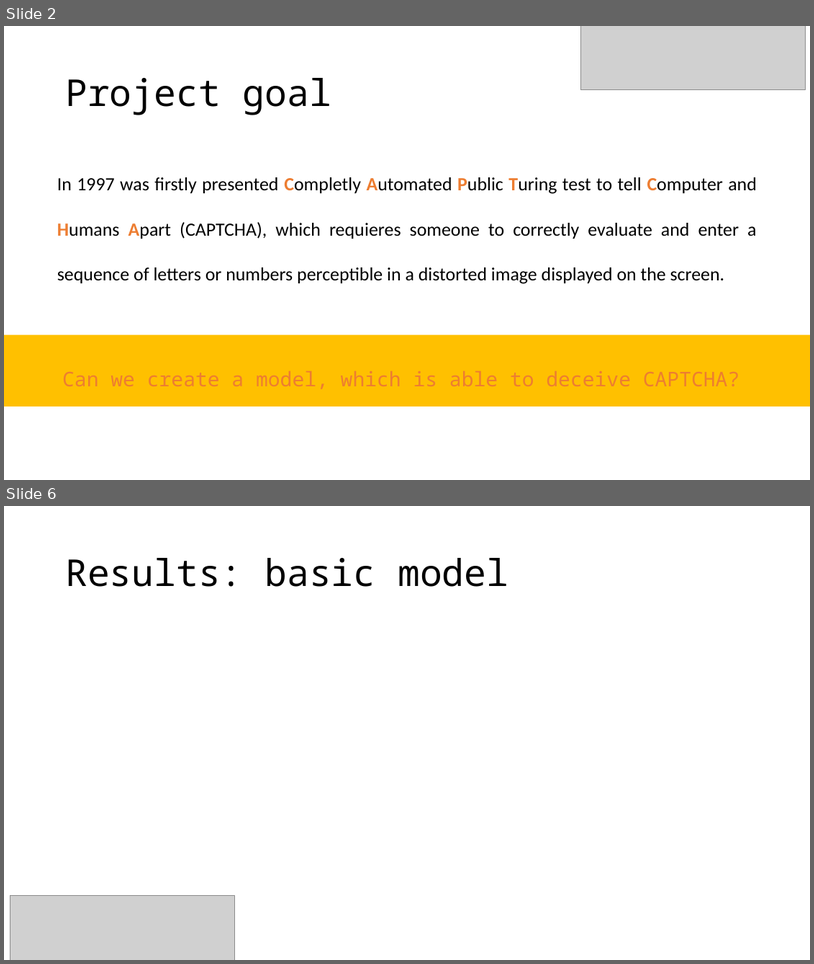
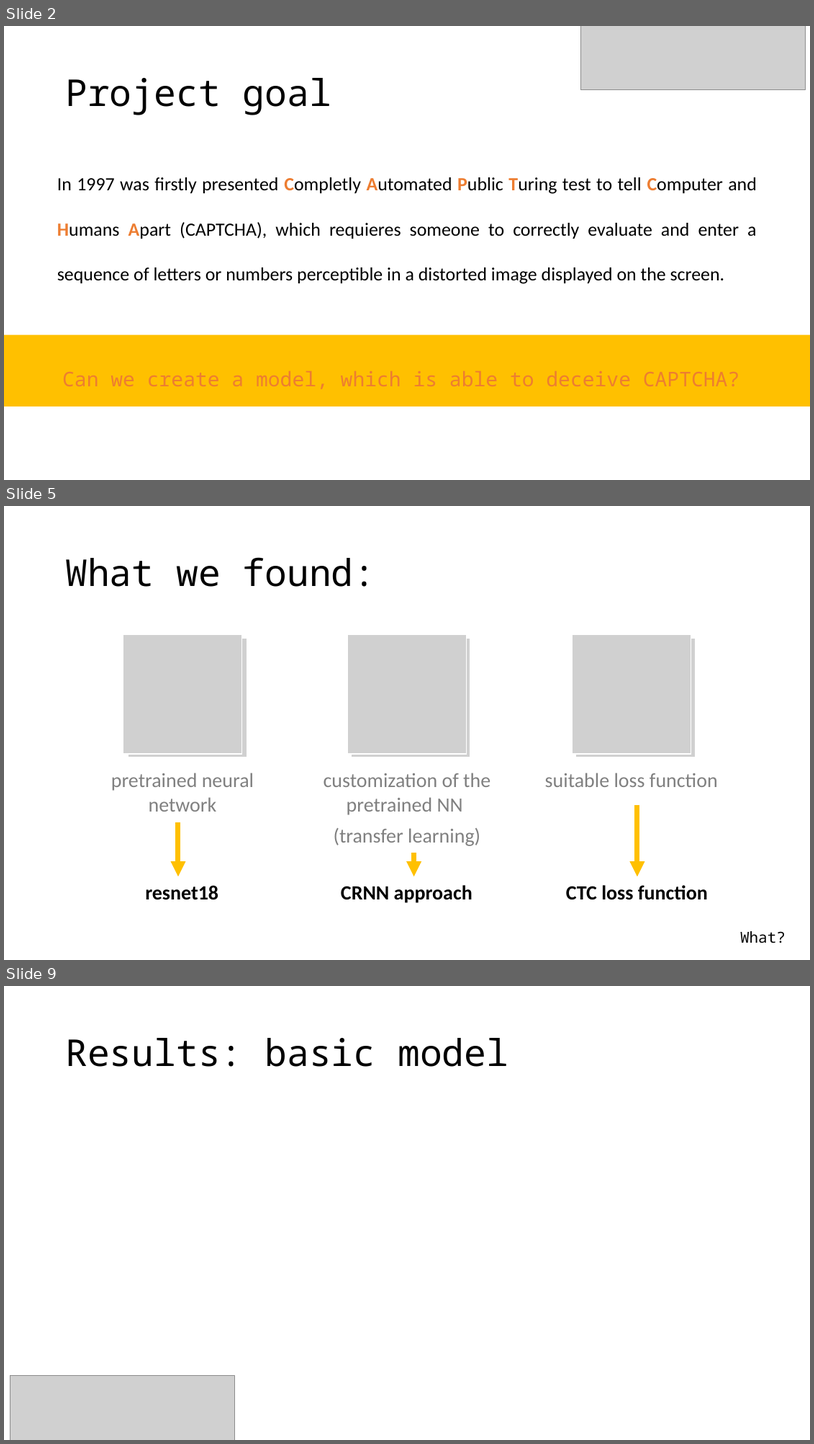
Before and after one commit to Strojove-uceni/final-projects-i_am_not_a_robot, a slide deck: presentation/Final_presentation_draft.pptx. Shown one above the other, each under a label of ours: slides 2 and 6 before the commit, slides 2, 5 and 9 after it; the slides between them are not shown. The pictures are 814x964 and 814x1444 pixels, drawn with LibreOffice and Linux fonts; fonts in the diff are those of the drawing; grey boxes stand for pictures. Boxes give left, top, right and bottom in pixels: in the first picture for what was removed or moved away, otherwise in the second. Text is boxed around its words. In the diff, an @@ line names an element or a change of style, - is before the commit and + after.

```diff
--- a/presentation/Final_presentation_draft.pptx
+++ b/presentation/Final_presentation_draft.pptx
@@ slide 5 added at (4, 506, 810, 960), background #FFFFFF @@
@@ title added at (65, 557, 376, 587), 44 pt, text #000000 @@
+What we found:
@@ picture added at (128, 638, 247, 757) @@
@@ picture added at (352, 638, 471, 758) @@
@@ picture added at (576, 638, 695, 758) @@
@@ group added at (111, 635, 718, 846): 3 pictures, 3 texts @@
+pretrained neural network
+customization of the pretrained NN
+(transfer learning)
+suitable loss function
@@ arrow added from (638, 805) to (638, 876), #FFC000 6 pt @@
@@ arrow added from (178, 822) to (178, 876), #FFC000 6 pt @@
@@ arrow added from (414, 852) to (414, 876), #FFC000 6 pt @@
@@ text added at (145, 885, 219, 900), 24 pt, text #000000, bold @@
+resnet18
@@ text added at (341, 885, 473, 903), 24 pt, text #000000, bold @@
+CRNN approach
@@ text added at (566, 885, 708, 900), 24 pt, text #000000, bold @@
+CTC loss function
@@ text added at (741, 931, 786, 943), 18 pt, text #000000 @@
+What?
@@ what was slide 6 is now slide 9 @@
```
Also in this commit, not shown: 2 slides changed, 4 other slides added, 2 slides removed.
